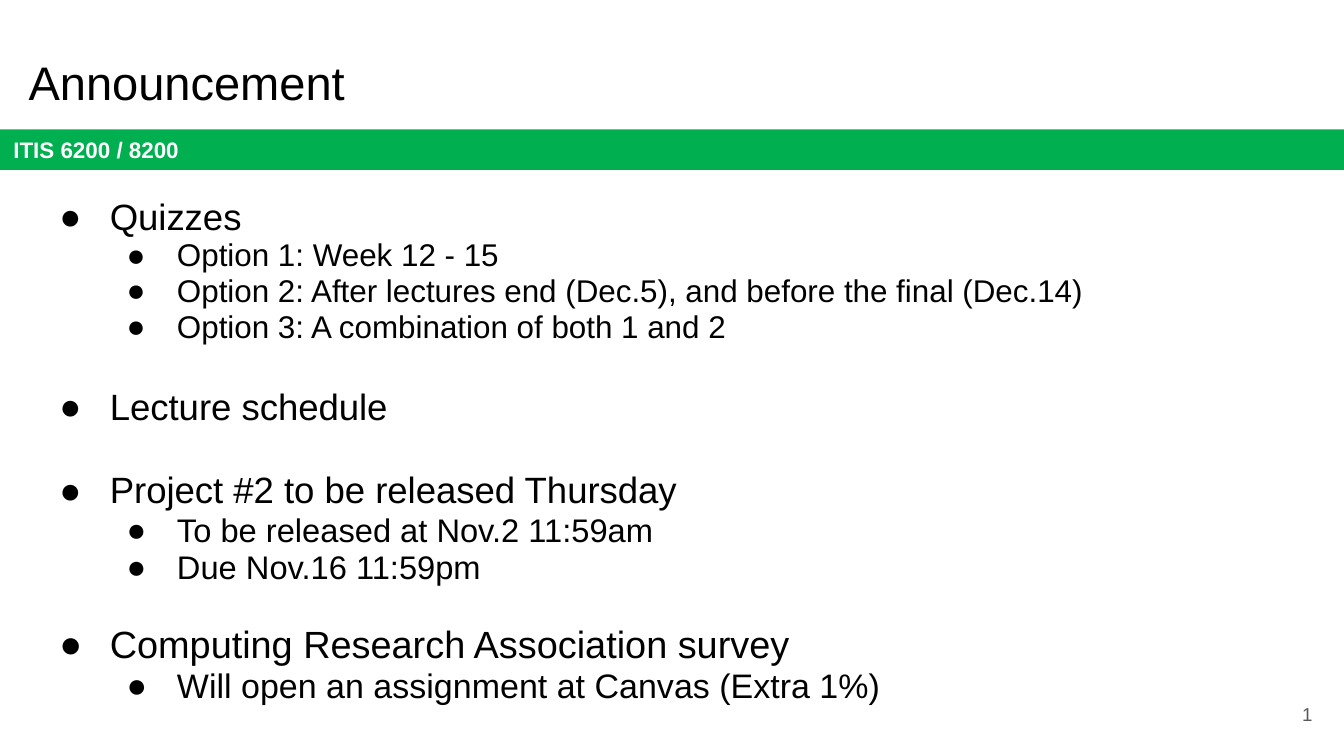
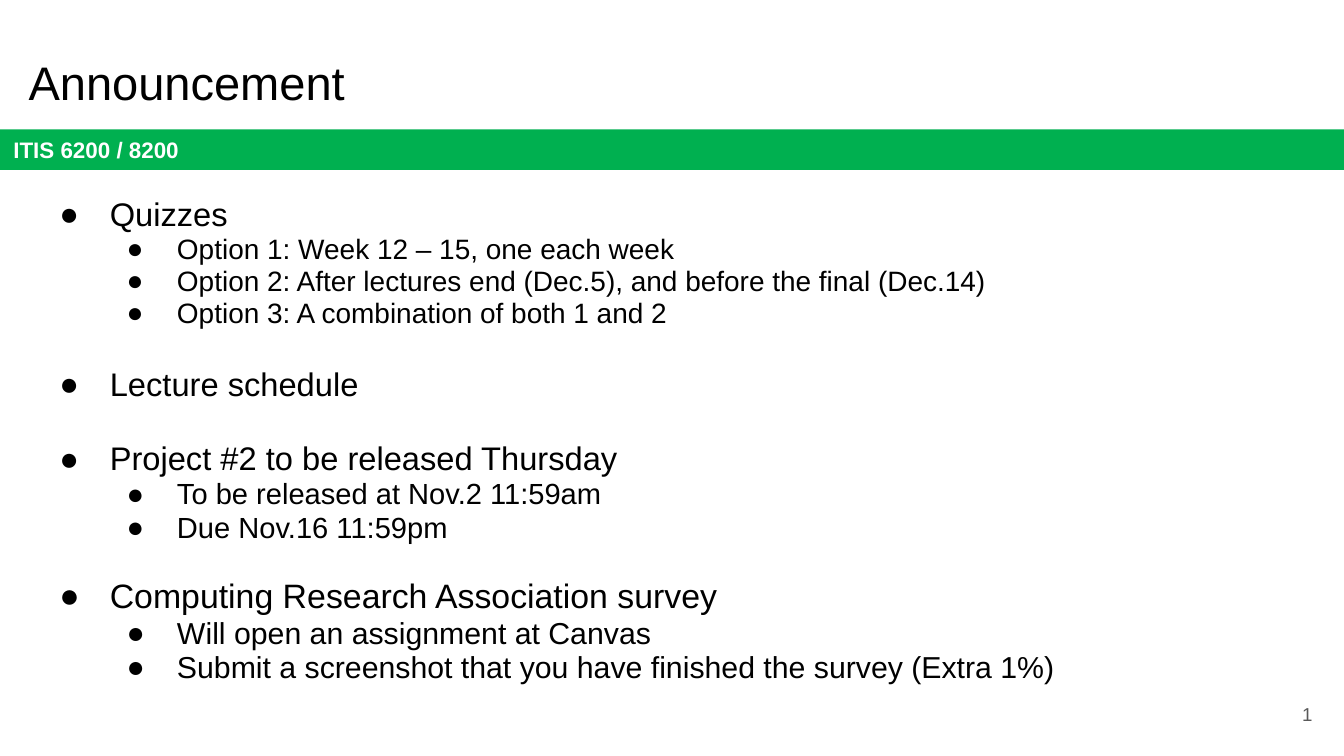
Before and after one commit to jx5c/github.io, a slide deck: slide 1 of teaching/ITIS6200/2023fa/lectures/lec15.ARP.pptx. Drawn at 1344x756 pixels with LibreOffice and Linux fonts; fonts in the diff are those of the drawing. Boxes give left, top, right and bottom in pixels: in the first picture for what was removed or moved away, otherwise in the second. Text is boxed around its words. In the diff, an @@ line names an element or a change of style, - is before the commit and + after.

```diff
--- a/teaching/ITIS6200/2023fa/lectures/lec15.ARP.pptx
+++ b/teaching/ITIS6200/2023fa/lectures/lec15.ARP.pptx
@@ text at box(110, 202, 985, 615): size 19.6 to 17.5 pt in "Quizzes", "Lecture schedule", "Project #2 to be released Thursday"; size 16.8 to 15 pt in "Option 2: After lectures end (Dec.5), and ...", "Option 3: A combination of both 1 ..."; size 17.5 to 15.6 pt in "To be released at Nov.2 11:59am", "Due Nov.16 11:59pm"; size 20.3 to 18.1 pt in "Computing Research Association survey" @@
@@ text at box(177, 238, 674, 264): text changed; size 16.8 to 15 pt @@
-  ● Option 1: Week 12 - 15
+  ● Option 1: Week 12 – 15, one each week
@@ text at box(177, 622, 1054, 684): text changed; size 18.2 to 16.2 pt @@
-  ● Will open an assignment at Canvas (Extra 1%)
+  ● Will open an assignment at Canvas
+  ● Submit a screenshot that you have finished the survey (Extra 1%)
```
Also in this commit, not shown: 8 other slides changed, 4 slides removed, 1 other file.
